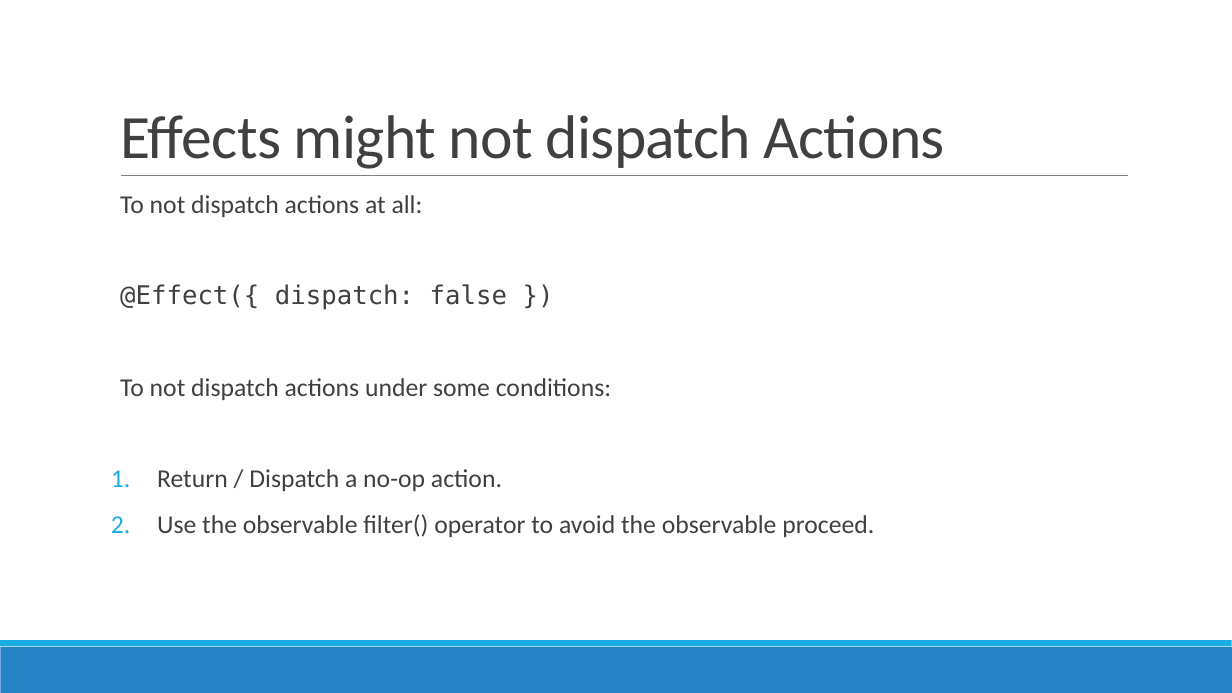
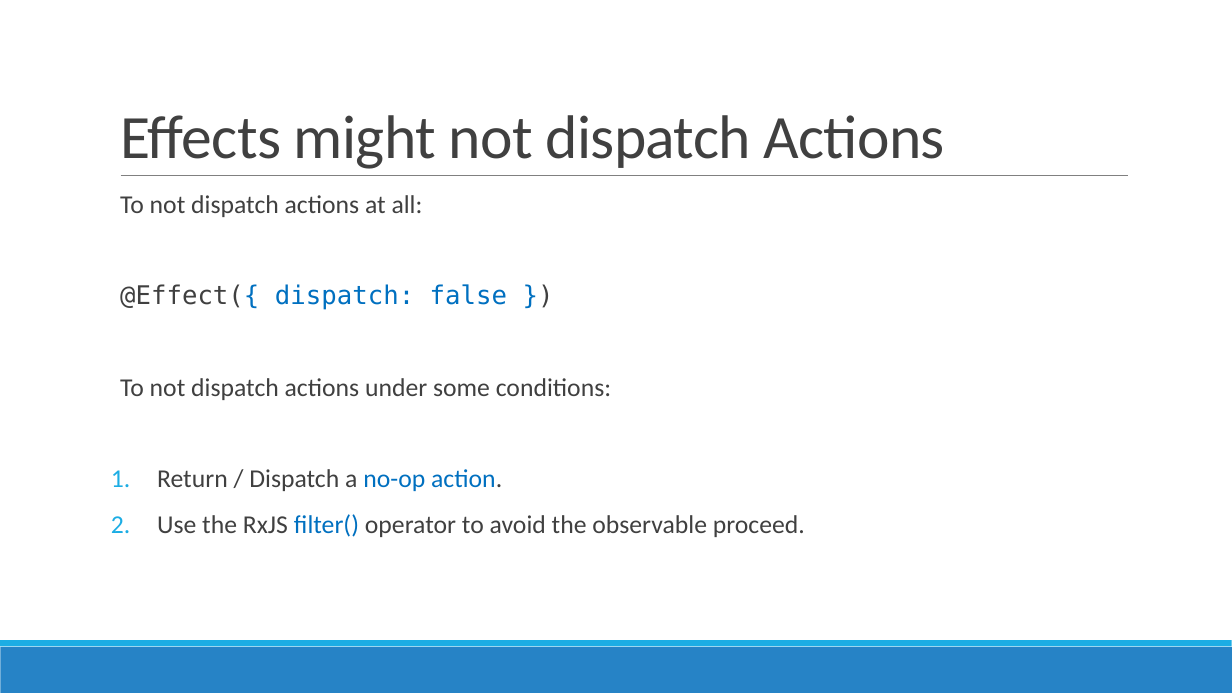
Before and after one commit to AGiorgetti/ngrx101, a slide deck: slide 27 of ReactiveProgramming_ngrx.pptx. Drawn at 1232x693 pixels with LibreOffice and Linux fonts; fonts in the diff are those of the drawing. Boxes give left, top, right and bottom in pixels: in the first picture for what was removed or moved away, otherwise in the second. Text is boxed around its words. In the diff, an @@ line names an element or a change of style, - is before the commit and + after.

```diff
--- a/ReactiveProgramming_ngrx.pptx
+++ b/ReactiveProgramming_ngrx.pptx
@@ text at (120, 284, 507, 491): text colour #404040 to #0070C0 in "@Effect({ dispatch: false })", "no-op action." @@
@@ text at (157, 514, 805, 537): text changed @@
-2. Use the observable filter() operator to avoid the observable proceed.
+2. Use the RxJS filter() operator to avoid the observable proceed.
```
Also in this commit, not shown: 5 other slides changed, 6 other files.
